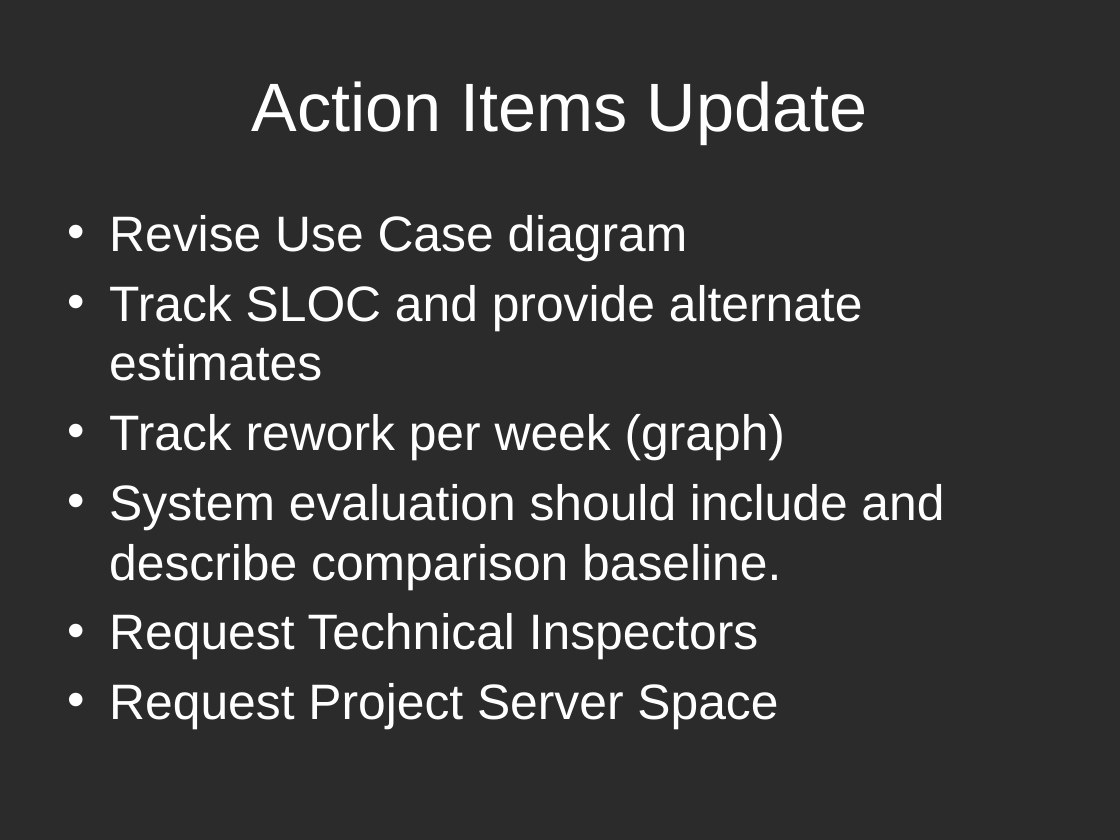
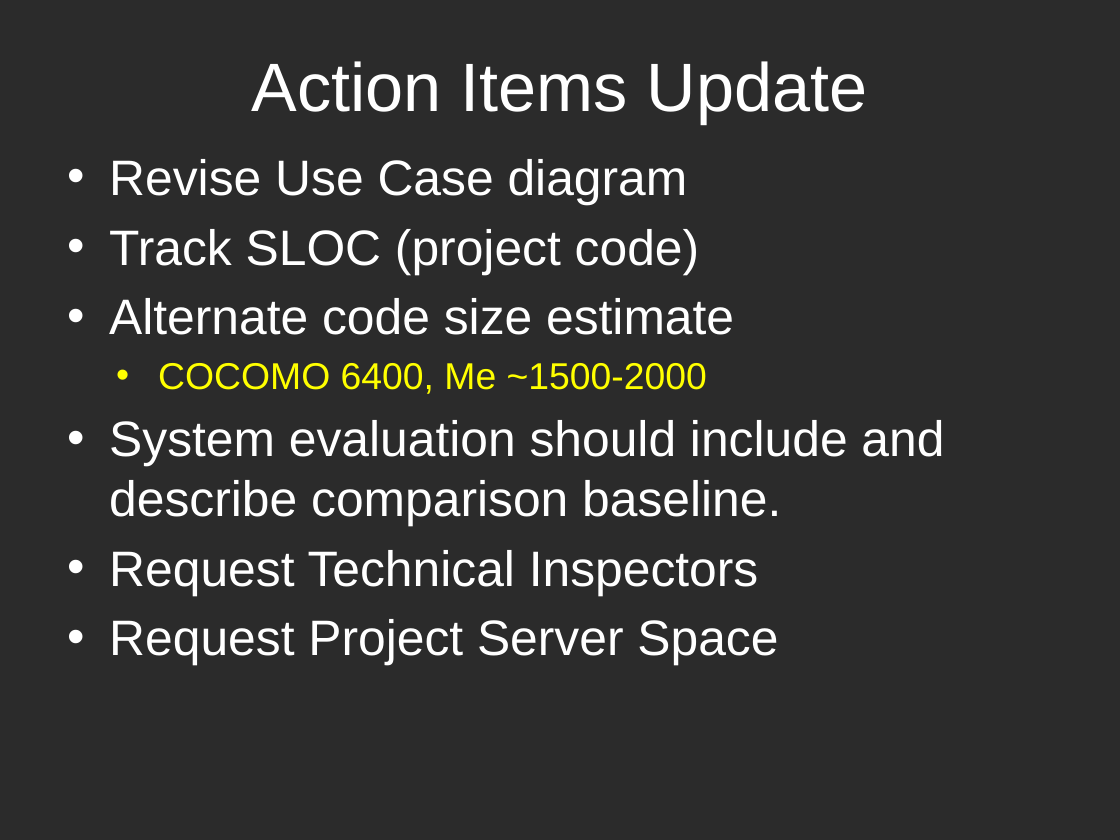
Before and after one commit to k0emt/macts, a slide deck: slide 3 of portfolio/PresentationElaboration.pptx. Drawn at 1120x840 pixels with LibreOffice and Linux fonts; fonts in the diff are those of the drawing; background and template pictures are left out; a plain dark background stands for a picture behind light text. Boxes give left, top, right and bottom in pixels: in the first picture for what was removed or moved away, otherwise in the second. Text is boxed around its words. In the diff, an @@ line names an element or a change of style, - is before the commit and + after.

```diff
--- a/portfolio/PresentationElaboration.pptx
+++ b/portfolio/PresentationElaboration.pptx
@@ title "Action Items Update": place and size @@
-title "Action Items Update" at bbox=[252, 81, 868, 143]
+title "Action Items Update" at bbox=[252, 61, 868, 123]
@@ text "Revise Use Case diagram": place and size @@
-text "Revise Use Case diagram" at bbox=[109, 215, 944, 729]
+text "Revise Use Case diagram" at bbox=[109, 159, 944, 666]
@@ text at bbox=[109, 229, 734, 394]: text changed @@
-• Track SLOC and provide alternate estimates
-• Track rework per week (graph)
+• Track SLOC (project code)
+• Alternate code size estimate
+    • COCOMO 6400, Me ~1500-2000
```
Also in this commit, not shown: 3 other slides changed, 1 slide removed, 15 other files.
